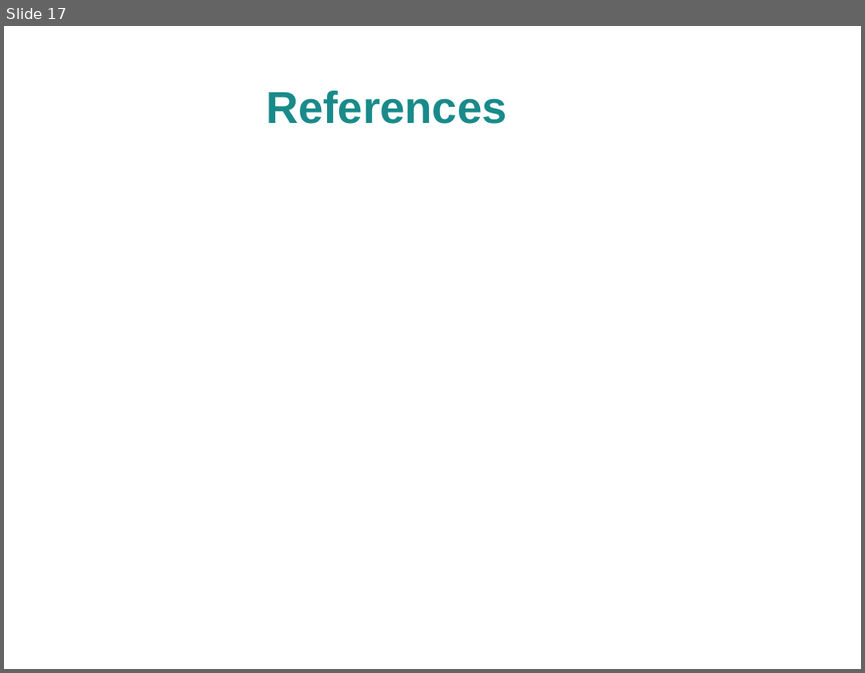
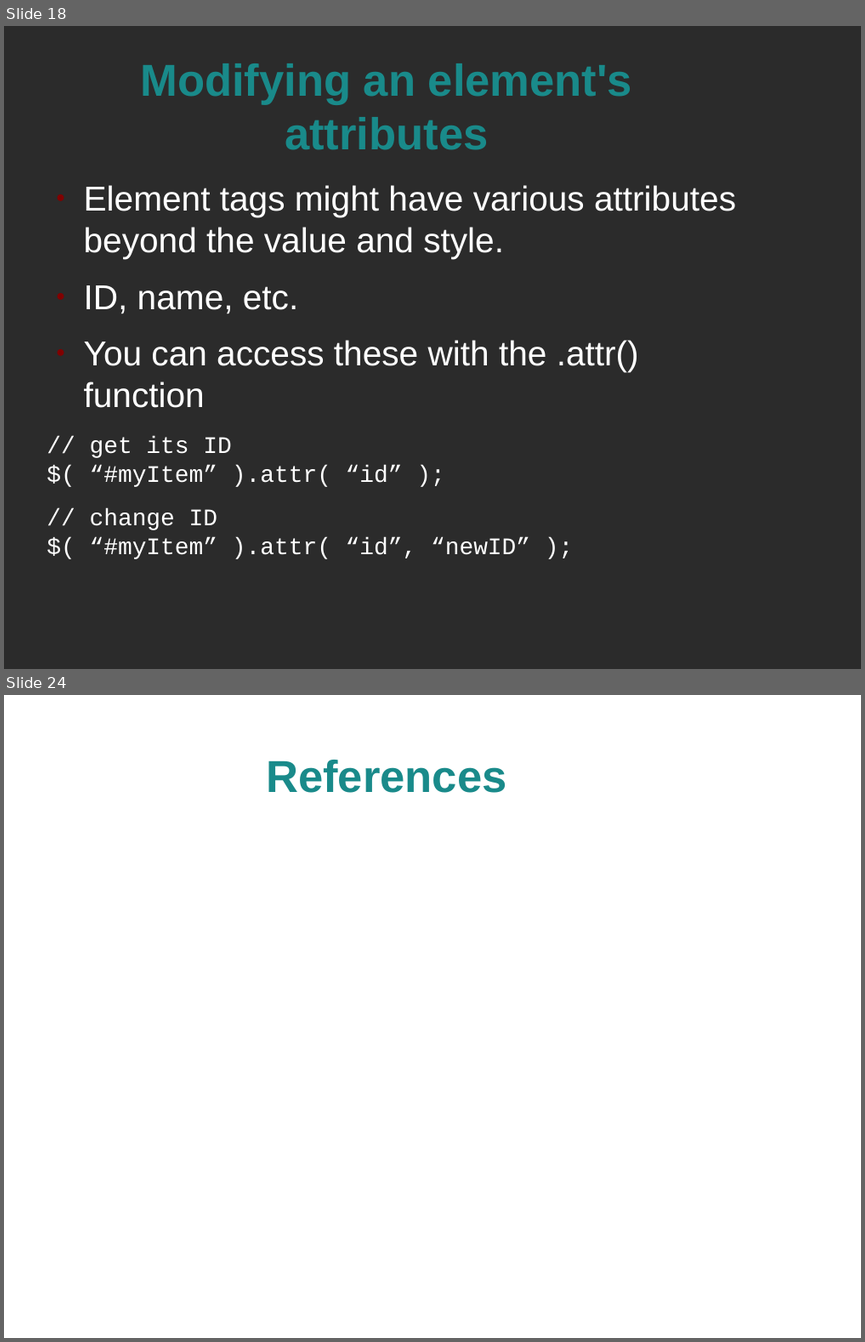
Before and after one commit to spellbindguy/Web-Development, a slide deck: Lectures/07 JavaScript/jQuery.odp. Shown one above the other, each under a label of ours: slide 17 before the commit, slides 18 and 24 after it; the slides between them are not shown. The pictures are 865x673 and 865x1342 pixels, drawn with LibreOffice and Linux fonts; fonts in the diff are those of the drawing; background and template pictures are left out; a plain dark background stands for a picture behind light text. Boxes give left, top, right and bottom in pixels: in the first picture for what was removed or moved away, otherwise in the second. Text is boxed around its words. In the diff, an @@ line names an element or a change of style, - is before the commit and + after.

```diff
--- a/Lectures/07 JavaScript/jQuery.odp
+++ b/Lectures/07 JavaScript/jQuery.odp
@@ slide 18 added at box(4, 26, 861, 669), background picture (left out) @@
@@ title added at box(140, 63, 632, 150), 41.4 pt, text #198A8A, bold @@
+Modifying an element's attributes
@@ text added at box(84, 185, 736, 559), 32 pt, text #FFFFFF @@
+● Element tags might have various attributes beyond the value and style.
+● ID, name, etc.
+● You can access these with the .attr() function
+// get its ID
+$( “#myItem” ).attr( “id” );
+// change ID
+$( “#myItem” ).attr( “id”, “newID” );
@@ what was slide 17 is now slide 24 @@
```
Also in this commit, not shown: 7 slides changed, 6 other slides added, 1 other file.
